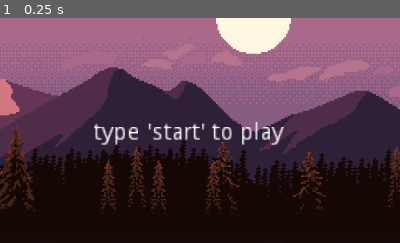
Above: before the commit, frame 1.
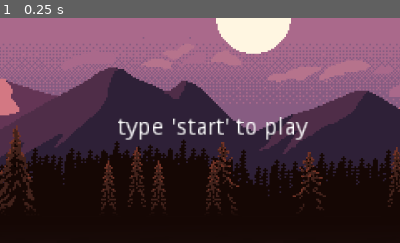
Above: after the commit, the same moment.

Repository: ACubed/Archetype
Game: Godot game, scene res://Scenes/World.tscn
Same seed, same stepped clock (60 frames per second), same inputs: the game is played once before the commit and once after it. Sound files missing from this copy of the repository are replaced by a short silence.
Inputs:
- Up to frame 1 (0.25 s): no input
The pictures show only the part of the screen within x 25-75%, y 15-65%; the shares and areas given below are measured in that part.

The runs differ from the first frame. In frame 1, 2.5% of the frame differs, in the area x 23-77%, y 44-57%.

Commit message:
Improved margins of the input buffer and the start text

Diff:
--- a/Scenes/World.tscn
+++ b/Scenes/World.tscn
@@ -598,10 +598,10 @@
 animation = "Attack"
 
 [node name="buffer" type="RichTextLabel" parent="."]
-margin_left = 387.272
-margin_top = 505.938
-margin_right = 472.272
-margin_bottom = 522.938
+margin_left = 425.0
+margin_top = 500.0
+margin_right = 510.0
+margin_bottom = 517.0
 rect_scale = Vector2( 1.5, 1.5 )
 custom_colors/default_color = Color( 1, 1, 1, 1 )
 custom_colors/font_color_shadow = Color( 0, 0, 0, 1 )
@@ -660,10 +660,10 @@
 }
 
 [node name="start" type="RichTextLabel" parent="."]
-margin_left = 350.993
-margin_top = 206.123
-margin_right = 467.993
-margin_bottom = 222.123
+margin_left = 380.0
+margin_top = 200.0
+margin_right = 497.0
+margin_bottom = 216.0
 rect_scale = Vector2( 2, 2 )
 text = "type 'start' to play"
 __meta__ = {
